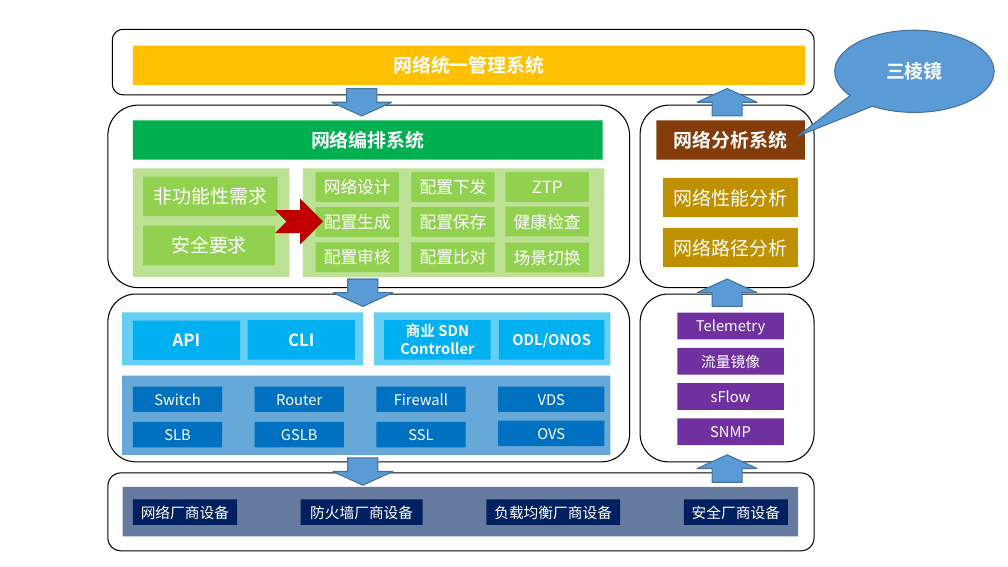
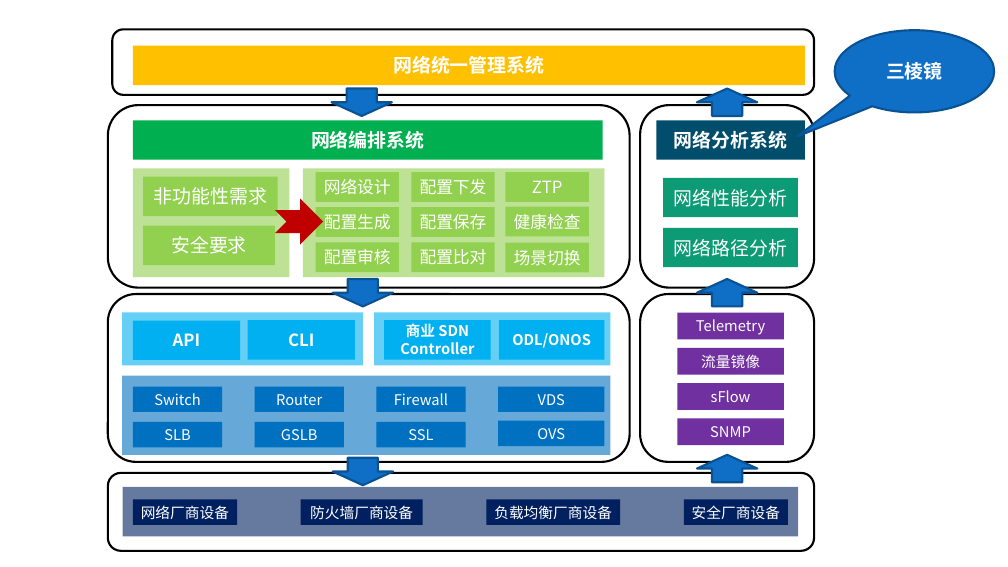
Before and after one commit to Matthewyin/NETCLI, a slide deck: slide 3 of testEnv/NETCLI.pptx. Drawn at 1008x567 pixels with LibreOffice and Linux fonts; fonts in the diff are those of the drawing. Boxes give left, top, right and bottom in pixels: in the first picture for what was removed or moved away, otherwise in the second. Text is boxed around its words. In the diff, an @@ line names an element or a change of style, - is before the commit and + after.

```diff
--- a/testEnv/NETCLI.pptx
+++ b/testEnv/NETCLI.pptx
@@ rectangle "网络分析系统" at (656,120,805,160): fill #843C0B to #004E6C @@
@@ rectangle "网络性能分析" at (663,178,798,217): fill #BF9000 to #0C9B74 @@
@@ rectangle "网络路径分析" at (663,228,798,267): fill #BF9000 to #0C9B74 @@
@@ outline #000000 1 pt to #000000 2 pt in 6 elements at (108,105,630,287), (108,294,630,462), (640,294,814,462), (640,105,814,287), (113,29,814,95), (108,473,814,551) @@
@@ fill #5B9BD5 to #0F6FC6; outline #43739E 1 pt to #0B5292 2 pt in 7 elements at (835,30,994,113), (332,88,392,116), (697,88,758,116), (333,279,393,306), (697,279,758,306), (333,458,393,485), (697,455,758,482) @@
```
Also in this commit, not shown: 3 other slides changed, 2 other files.
